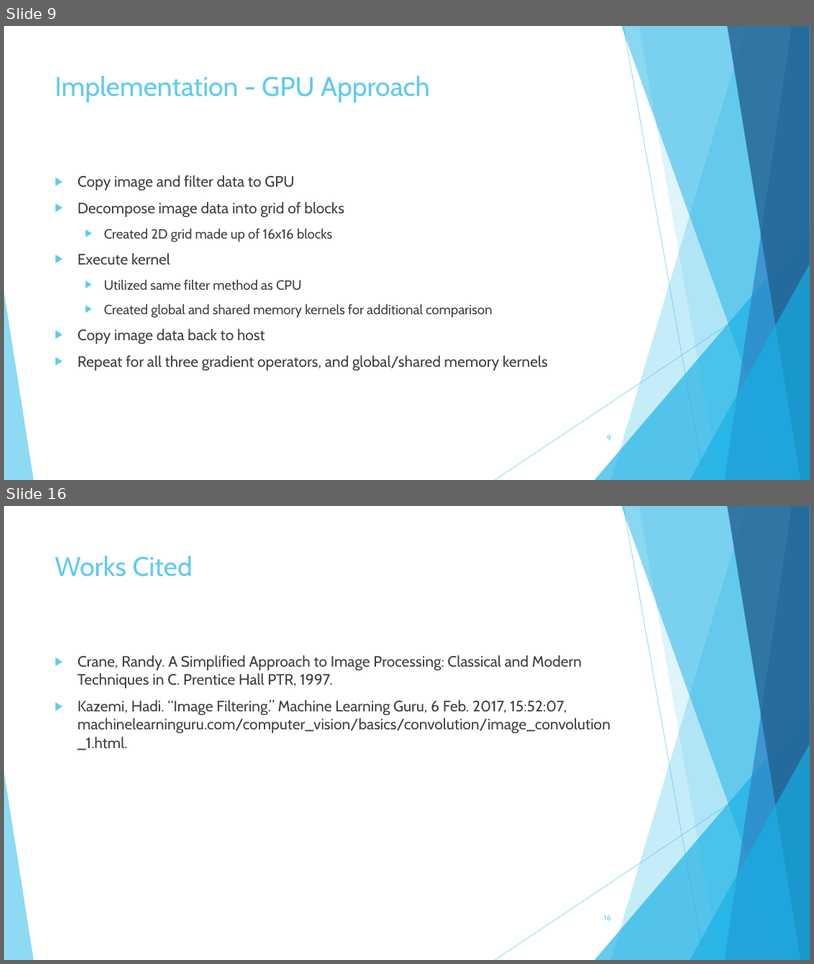
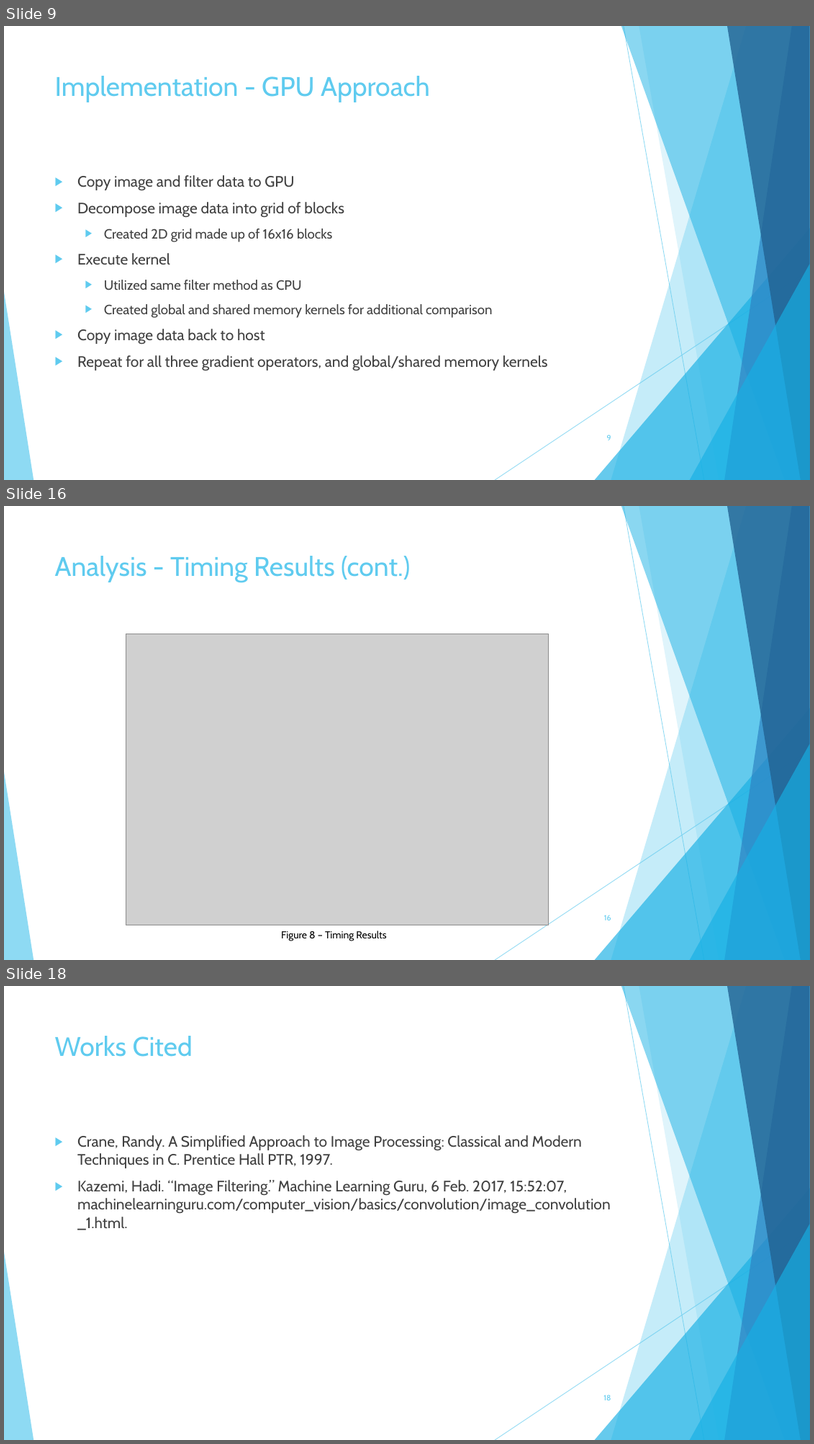
Before and after one commit to miles885/GPU_Course_Project, a slide deck: Course_Project_Edge_Detection_Gapcynski.pptx. Shown one above the other, each under a label of ours: slides 9 and 16 before the commit, slides 9, 16 and 18 after it; the slides between them are not shown. The pictures are 814x964 and 814x1444 pixels, drawn with LibreOffice and Linux fonts; fonts in the diff are those of the drawing; grey boxes stand for pictures. Boxes give left, top, right and bottom in pixels: in the first picture for what was removed or moved away, otherwise in the second. Text is boxed around its words. In the diff, an @@ line names an element or a change of style, - is before the commit and + after.

```diff
--- a/Course_Project_Edge_Detection_Gapcynski.pptx
+++ b/Course_Project_Edge_Detection_Gapcynski.pptx
@@ slide 16 added at <box>4,506,810,960</box>, background #FFFFFF; not listed: 10 template elements that a slide beside it also shows @@
@@ title added at <box>55,556,410,582</box>, 32 pt, text #5FCBEF @@
+Analysis - Timing Results (cont.)
@@ picture added at <box>126,633,548,925</box> @@
@@ page number added at <box>604,915,612,920</box>, 9 pt, text #5FCBEF @@
+16
@@ text added at <box>281,930,386,941</box>, 12 pt, text #000000 @@
+Figure 8 – Timing Results
@@ what was slide 16 is now slide 18 @@
@@ page number at <box>604,1394,611,1400</box>: text changed @@
-16
+18
```
Also in this commit, not shown: 5 slides changed, 2 other slides added, 1 slide removed, 1 other file.
